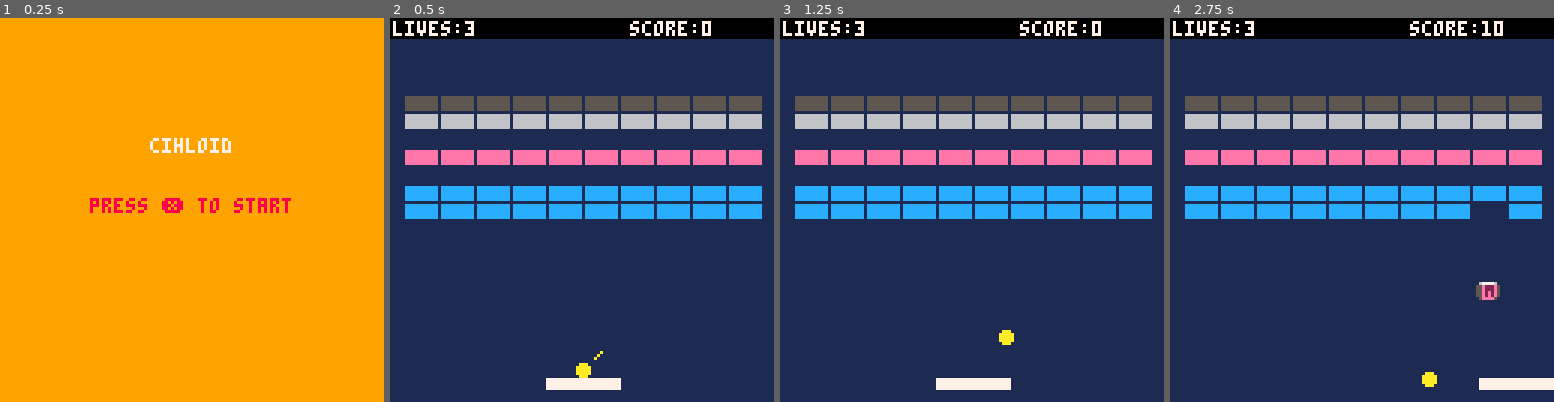
Above: before the commit, frames 1-4 (left to right).
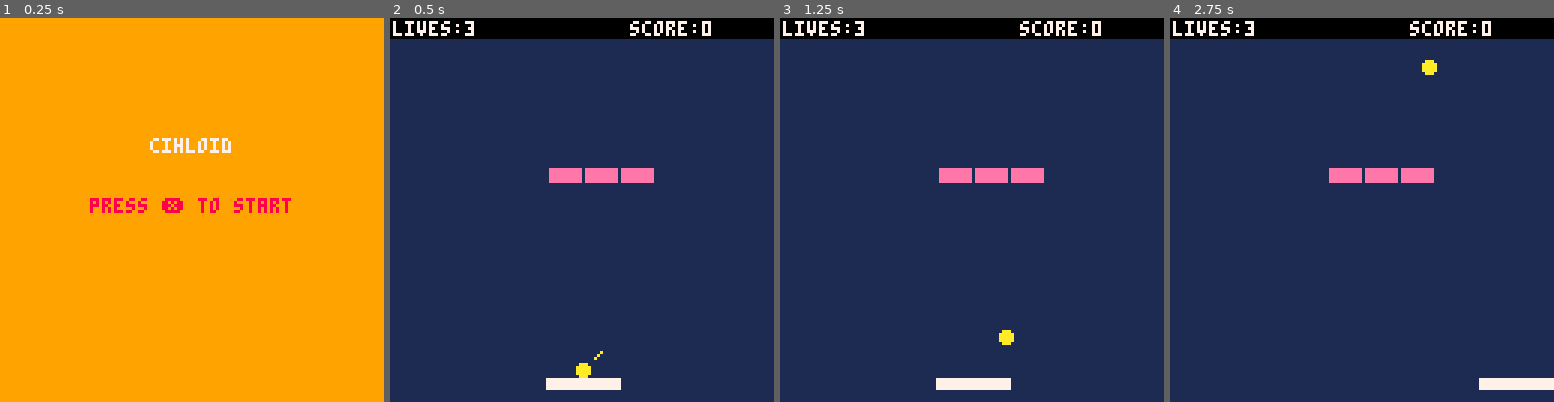
Above: after the commit, the same moments.

Repository: beavisCZ/Pico-8
Game: PICO-8 cartridge carts/cihloid.p8
Two runs of this game, one before a commit and one after it. Both use one fixed random seed, a clock stepped at 60 frames per second and the inputs below.
Inputs:
- Up to frame 1 (0.25 s): no input
- Up to frame 2 (0.5 s): tap X (X key) at 0.33 s
- Up to frame 3 (1.25 s): tap O (Z key) at 0.7 s; tap X (X key) at 1.07 s
- Up to frame 4 (2.75 s): hold Right 1.6-2.1 s; tap O (Z key) at 1.7, 2.1, 2.5 s; tap X (X key) at 1.85 s; hold Up 2.15-2.42 s; hold Right from 2.47 s (still down)

Frame 1 is identical in both runs. In frame 2, 18% of the frame differs, in the area x 3-97%, y 20-53%; in frame 3, 18%; in frame 4, 18%, in the area x 3-97%, y 0-97%.

Commit message:
ch27 - pills and bricks as objects

Diff:
--- a/carts/cihloid.p8
+++ b/carts/cihloid.p8
@@ -191,11 +191,11 @@
         end
 
         --check if ball hits brick
-        for i=1,#brick_x do
-            if (brick_v[i]) then
-                if (ball_box(nextx, nexty, brick_x[i], brick_y[i], brick_w, brick_h)) then
-                    if (powerup!=6) or (powerup==6 and brick_t[i]=="i")  then
-                        if (deflx_ball_box(ball_x, ball_y, ball_dx, ball_dy, brick_x[i], brick_y[i], brick_w, brick_h)) then
+        for i=1,#brick do
+            if brick[i].v then
+                if (ball_box(nextx, nexty, brick[i].x, brick[i].y, brick_w, brick_h)) then
+                    if (powerup!=6) or (powerup==6 and brick[i].t=="i")  then
+                        if (deflx_ball_box(ball_x, ball_y, ball_dx, ball_dy, brick[i].x, brick[i].y, brick_w, brick_h)) then
                             ball_dx=-ball_dx
                         else
                             ball_dy=-ball_dy
@@ -223,17 +223,17 @@
     end
 
     --move pills
-    for i=1, #pills_x do
-        if pills_v[i] then
-            pills_y[i]+=0.5
-            if pills_y[i] > 128 then
-                pills_v[i]=false
-            end
-            if box_box(pad_x, pad_y, pad_w, pad_h, pills_x[i], pills_y[i], 8, 6) then
-                powerupget(pills_t[i])
-                pills_v[i]=false
-                sfx(11)
-            end
+    for i=1, #pill do
+        --debug=i
+        pill[i].y+=0.5
+        if pill[i].y > 128 then
+            del(pill,pill[i])
+            break --must break from loop, array changed
+        elseif box_box(pad_x, pad_y, pad_w, pad_h, pill[i].x, pill[i].y, 8, 6) then
+            powerupget(pill[i].t)
+            del(pill,pill[i])
+            break --must break from loop, array changed
+            sfx(11)
         end
     end
 
@@ -285,69 +285,72 @@
 end
 
 function hitbrick(_i, _combo)
-    if (brick_t[_i]=="b") then
+    if (brick[_i].t=="b") then
         sfx(3+combo)
         score+=10+(combo*10)
         if _combo then combo=mid(0,combo+1,6) end
-        brick_v[_i]=false
-    elseif (brick_t[_i]=="i") then
+        brick[_i].v=false
+    elseif (brick[_i].t=="i") then
         sfx(10)
-    elseif (brick_t[_i]=="h") then
+    elseif (brick[_i].t=="h") then
         sfx(10)
         score+=10+(combo*10)
         if _combo then combo=mid(0,combo+1,6) end
         if powerup!=6 then
-            brick_t[_i]="b"
+            brick[_i].t="b"
         else
-            brick_v[_i]=false
-        end
-    elseif (brick_t[_i]=="p") then
+            brick[_i].v=false
+        end
+    elseif (brick[_i].t=="p") then
         sfx(3+combo)
         score+=10+(combo*10)
         if _combo then combo=mid(0,combo+1,6) end
-        brick_v[_i]=false
         --TODO trigger power up
-        spawnpill(brick_x[_i]+1, brick_y[_i])
-    elseif (brick_t[_i]=="s") then
+        spawnpill(brick[_i].x+1, brick[_i].y)
+        brick[_i].v=false
+    elseif (brick[_i].t=="s") then
         sfx(3+combo)
         score+=10+(combo*10)
         if _combo then combo=mid(0,combo+1,6) end
-        brick_t[_i]="zz"
+        brick[_i].t="zz"
     end
 end
 
 function spawnpill(_x,_y)
     local _t
+    local _pill
     _t=flr(rnd(7))+1
-    _t=6
-    add(pills_x,_x)
-    add(pills_y,_y)
-    add(pills_t,_t)
-    add(pills_v,true)
+    --_t=7
+
+    _pill={}
+    _pill.x=_x
+    _pill.y=_y
+    _pill.t=_t
+    add(pill,_pill)
 end
 
 function checkexplosions()
-    for i=1, #brick_t do
-        if brick_t[i]=="z" and brick_v[i] then
+    for i=1, #brick do
+        if brick[i].t=="z" and brick[i].v then
             explodebrick(i)
         end
     end
-    for i=1, #brick_t do
-        if brick_t[i]=="zz" and brick_v[i] then
-            brick_t[i]="z"
+    for i=1, #brick do
+        if brick[i].t=="zz" and brick[i].v then
+            brick[i].t="z"
         end
     end
 end
 
 function explodebrick(_i)
-    brick_v[_i]=false
-    for i=1, #brick_x do
-        if i!=_i and brick_v[i]==true
-        and abs(brick_x[i]-brick_x[_i])<=brick_w+2
-        and abs(brick_y[i]-brick_y[_i])<=brick_h+2 then
+    for i=1, #brick do
+        if i!=_i
+        and abs(brick[i].x-brick[_i].x)<=brick_w+2
+        and abs(brick[i].y-brick[_i].y)<=brick_h+2 then
             hitbrick(i, false)
         end
     end
+    brick[_i].v=false
 end
 
 function startgame()
@@ -363,9 +366,8 @@
     pad_h=3
     pad_c=white
 
-    brick_x={}
-    brick_y={}
-    brick_v={}
+
+    brick={}
     brick_w=10
     brick_h=4
 
@@ -377,10 +379,11 @@
     levelnum=1
 
     levels={}
-    levels[1]="x/i9/h9/x/b9/x/p9/p9"
+    --levels[1]="x/i9/h9/x/b9/x/p9/p9"
+    levels[1]="x/x/x/x/x/xxxxbbbxxx"
     levels[2]="i9/b2ihhib2/bsbihhibsb/bpbihhibpb/b3hhb3/s9"
     levels[3]="b9/b9/b2x3b2/bbx5bb/b2x3b2/b9/b9"
-    resetpills()
+    pill={}
     buildbricks(levels[levelnum])
     serveball()
 
@@ -394,9 +397,7 @@
     pad_dx=0
     pad_y=120
 
-    brick_x={}
-    brick_y={}
-    brick_v={}
+    brick={}
 
     mode="game"
     sticky=true
@@ -406,7 +407,7 @@
     if levelnum > #levels then
         --we won game
     else
-        resetpills()
+        pill={}
         buildbricks(levels[levelnum])
         serveball()
     end
@@ -430,7 +431,7 @@
     sticky=true
     sticky_dx=flr(pad_w/2)
 
-    resetpills()
+    pill={}
     combo=0
     powerup=0
     powerup_t=0
@@ -464,11 +465,7 @@
 
 function buildbricks(lvl)
     local i, j, x, y, chr, last
-    brick_x={}
-    brick_y={}
-    brick_v={}
-    brick_t={}
-
+    brick={}
     x=0
     y=1
   --b normal brick, x empty space, / line breaker, i indestrictuble brick, h hardened brick, s exploding brick, p power up brick
@@ -506,24 +503,20 @@
     end
 end
 
-function resetpills()
-    pills_x={}
-    pills_y={}
-    pills_v={}
-    pills_t={}
-end
-
 function addbrick(_x,_y,_t)
-    add(brick_x, 5+(_x-1)*(brick_w+2))
-    add(brick_y, 20+(_y-1)*(brick_h+2))
-    add(brick_v, true)
-    add(brick_t, _t)
+    local _b
+    _b={}
+    _b.x=5+(_x-1)*(brick_w+2)
+    _b.y=20+(_y-1)*(brick_h+2)
+    _b.t=_t
+    _b.v=true
+    add(brick,_b)
 end
 
 function levelfinished()
-    if #brick_v==0 then return true end
-    for i=1, #brick_v do
-        if brick_v[i]==true and brick_t[i]!="i" then
+    if #brick==0 then return true end
+    for i=1, #brick do
+        if brick[i].t!="i" and brick[i].v  then
             return false
         end
     end
@@ -569,37 +562,34 @@
     end
 
     --draw bricks
-    for i=1,#brick_x do
-        if (brick_v[i]) then
-            if brick_t[i] == "b" then
+    for i=1,#brick do
+        if brick[i].v then
+            if brick[i].t == "b" then
                 brickcol=pink
-            elseif brick_t[i] == "i" then
+            elseif brick[i].t == "i" then
                 brickcol=dark_gray
-            elseif brick_t[i] == "h" then
+            elseif brick[i].t == "h" then
                 brickcol=light_gray
-            elseif brick_t[i] == "s" then
+            elseif brick[i].t == "s" then
                 brickcol=yellow
-            elseif brick_t[i] == "z" then
+            elseif brick[i].t == "z" then
                 brickcol=red
-            elseif brick_t[i] == "zz" then
+            elseif brick[i].t == "zz" then
                 brickcol=orange
-            elseif brick_t[i] == "p" then
+            elseif brick[i].t == "p" then
                 brickcol=blue
             end
-            rectfill(brick_x[i], brick_y[i], brick_x[i]+brick_w, brick_y[i]+brick_h, brickcol)
-            --spr(1,brick_x[i], brick_y[i])
-        end
-    end
-
-    for i=1, #pills_x do
-        if pills_v[i] then
-            if pills_t[i]==5 then
-                palt(0,false)
-                palt(15,true)
-            end
-            spr(pills_t[i],pills_x[i], pills_y[i])
-            palt()
-        end
+            rectfill(brick[i].x, brick[i].y, brick[i].x+brick_w, brick[i].y+brick_h, brickcol)
+        end
+    end
+
+    for i=1, #pill do
+        if pill[i].t==5 then
+            palt(0,false)
+            palt(15,true)
+        end
+        spr(pill[i].t,pill[i].x, pill[i].y)
+        palt()
     end
 
     rectfill(pad_x,pad_y,pad_x+pad_w,pad_y+pad_h,pad_c)
